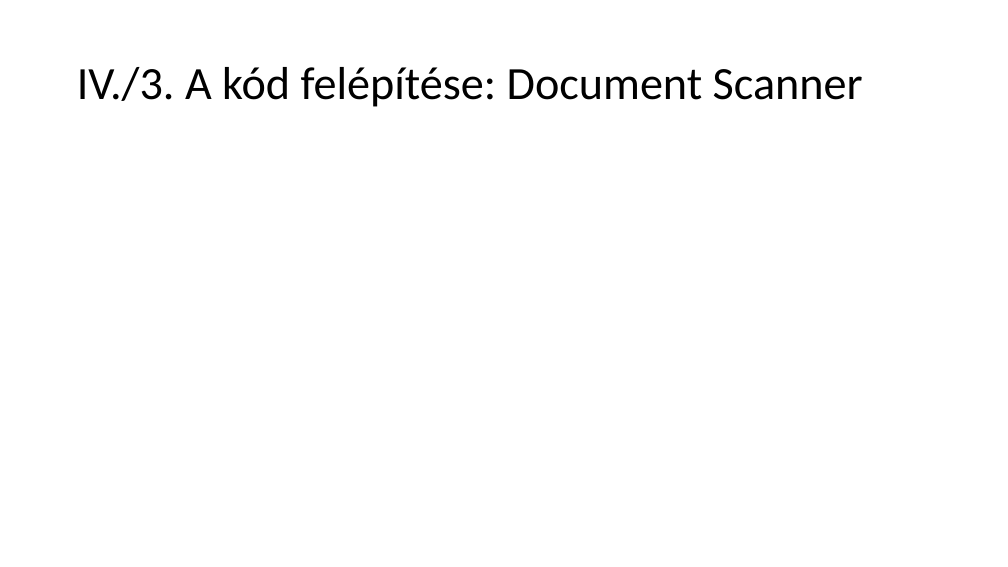
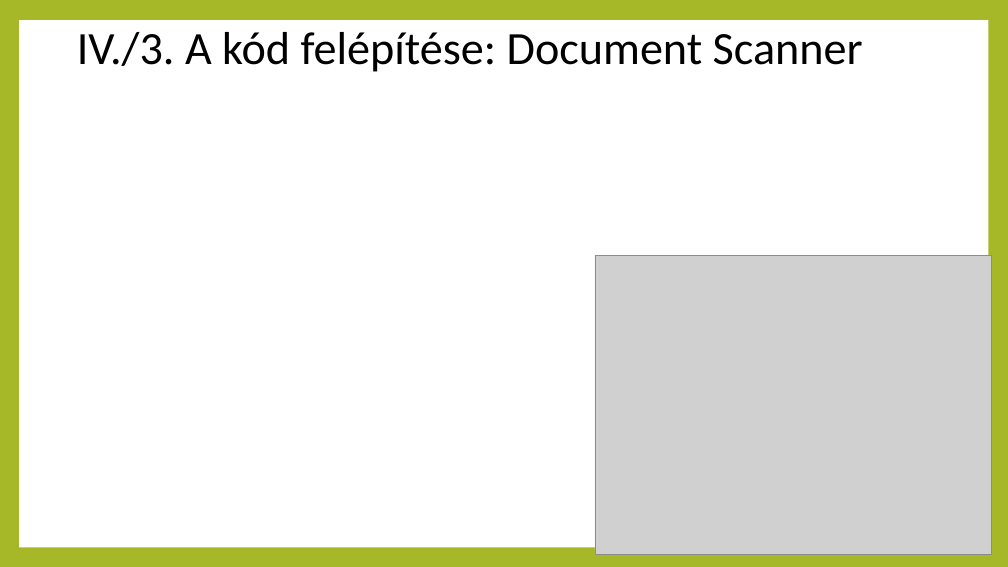
Before and after one commit to PatrikBauer/projektfeladatCV, a slide deck: slide 17 of projekthu.pptx (slide 14 before the commit). Drawn at 1008x567 pixels with LibreOffice and Linux fonts; fonts in the diff are those of the drawing; grey boxes stand for pictures. Boxes give left, top, right and bottom in pixels: in the first picture for what was removed or moved away, otherwise in the second. Text is boxed around its words. In the diff, an @@ line names an element or a change of style, - is before the commit and + after.

```diff
--- a/projekthu.pptx
+++ b/projekthu.pptx
@@ background #FFFFFF to #A6B727 @@
@@ rectangle added at [19, 20, 988, 547], fill #FFFFFF @@
@@ title "IV./3. A kód felépítése: Document ...": place and size @@
-title "IV./3. A kód felépítése: Document ..." at [77, 67, 863, 107]
+title "IV./3. A kód felépítése: Document ..." at [77, 32, 863, 72]
@@ picture added at [595, 256, 991, 555] @@
```
Also in this commit, not shown: 16 other slides changed, 9 slides added, 4 other files.
